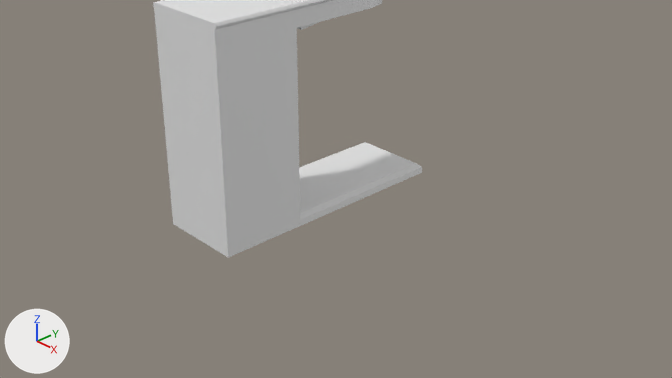
Two versions of the Blender file assets/models/bowling-assets.blend, one commit apart.
Before and after are seen from the file's camera 'Camera'. Lighting does not change. The marker at lower left points along +X, +Y and +Z. The first picture is the older version.

The older version as bpy lines, for what is in view:
```python
me_cube_001 = bpy.data.meshes.new('Cube.001')
me_cube_001.from_pydata(...)  # 152 vertices, 139 faces; spans x -0.52..0.52, y -2.0..1.0, z 0.0..2.5
me_cube_001.polygons.foreach_set('use_smooth', [True] * 139)
ob_cube = bpy.data.objects.new('Cube', me_cube_001)
ob_cube.location = (0.0, 0.0, 0.0)
```
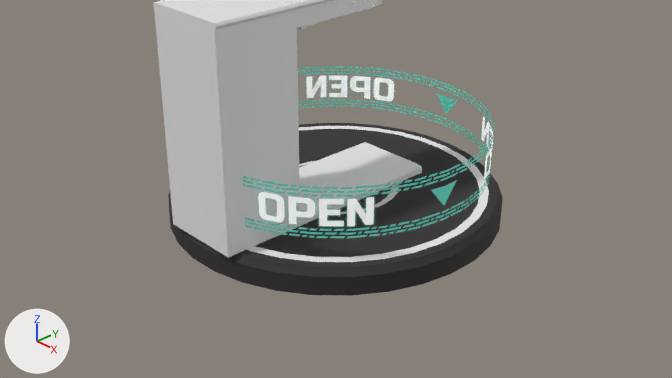
Commit message: feat: adjust lobby hologram

What changed in the scene script:
```text
Add img_texture_lobbyhologram_alpha_png:
    img_texture_lobbyhologram_alpha_png = load_image('texture-lobbyHologram-alpha.png', '../textures/texture-lobbyHologram-alpha.png', 1024, 1024, 'Non-Color')
Add img_texture_lobbyhologram_basecolor_png:
    img_texture_lobbyhologram_basecolor_png = load_image('texture-lobbyHologram-baseColor.png', '../textures/texture-lobbyHologram-baseColor.png', 1024, 1024, 'sRGB')
Add img_atlasgradient_mat_basecolor_512x512_512x512_png:
    img_atlasgradient_mat_basecolor_512x512_512x512_png = load_image('AtlasGradient_mat_baseColor_512x512_512x512.png', '../textures/AtlasGradient_mat_baseColor_512x512_512x512.png', 1024, 1024, 'sRGB')
Add mat_lobby_hologram:
    mat_lobby_hologram = bpy.data.materials.new('lobby-hologram')
    # uses the picture img_texture_lobbyhologram_alpha_png
    # uses the picture img_texture_lobbyhologram_basecolor_png
Add mat_neon_gradient:
    mat_neon_gradient = principled_material('neon-gradient')
    mat_neon_gradient.base_color = (0.8, 0.8, 0.8)  # white #e7e7e7
    mat_neon_gradient.roughness = 1.0
Add mat_atlasgradient_mat:
    mat_atlasgradient_mat = principled_material('AtlasGradient_Mat')
    mat_atlasgradient_mat.texture = img_atlasgradient_mat_basecolor_512x512_512x512_png
    mat_atlasgradient_mat.roughness = 0.845
Add ob_lobby_zone_hologram:
    ob_lobby_zone_hologram = bpy.data.objects.new('lobby-zone.hologram', me_cylinder_001.copy())  # the mesh of ob_lobby_zone_hologram
    ob_lobby_zone_hologram.location = (0.0, 0.0, 0.25)
    ob_lobby_zone_hologram.rotation_euler = (0.0, 0.0, 1.683)  # degrees (0, 0, 96)
    _m = ob_lobby_zone_hologram.modifiers.new('Boolean', 'BOOLEAN')
    _m.solver = 'FLOAT'
    _m = ob_lobby_zone_hologram.modifiers.new('Boolean.001', 'BOOLEAN')
    _m.solver = 'FLOAT'
    _m = ob_lobby_zone_hologram.modifiers.new('Boolean.002', 'BOOLEAN')
    _m.solver = 'FLOAT'
    _m = ob_lobby_zone_hologram.modifiers.new('Weighted Normal', 'WEIGHTED_NORMAL')
    _m.keep_sharp = True
Add ob_lobby_zone:
    ob_lobby_zone = bpy.data.objects.new('lobby-zone', me_cylinder_010.copy())  # the mesh of ob_lobby_zone
    ob_lobby_zone.location = (0.0, 0.0, 0.0)
    ob_lobby_zone.rotation_euler = (0.0, 0.0, 1.683)  # degrees (0, 0, 96)
    _m = ob_lobby_zone.modifiers.new('Boolean', 'BOOLEAN')
    _m.solver = 'FLOAT'
    _m = ob_lobby_zone.modifiers.new('Boolean.001', 'BOOLEAN')
    _m.solver = 'FLOAT'
    _m = ob_lobby_zone.modifiers.new('Boolean.002', 'BOOLEAN')
    _m.solver = 'FLOAT'
```

Changed parts and their boxes [x1, y1, x2, y2] in the pictures (672 x 378 px):
'lobby-zone', added
    after: [168, 123, 503, 296]
    faces in mat_atlasgradient_mat (picture img_atlasgradient_mat_basecolor_512x512_512x512_png): [168, 123, 503, 296]
    faces in mat_neon_gradient (its picture is missing): [247, 126, 489, 262]
'lobby-zone.hologram', added
    after: [243, 66, 494, 238]
